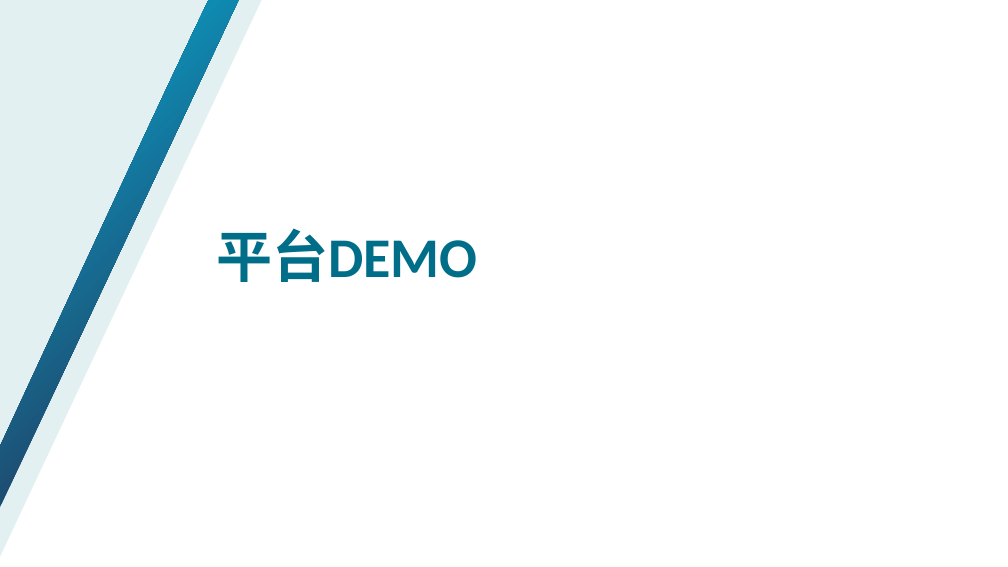
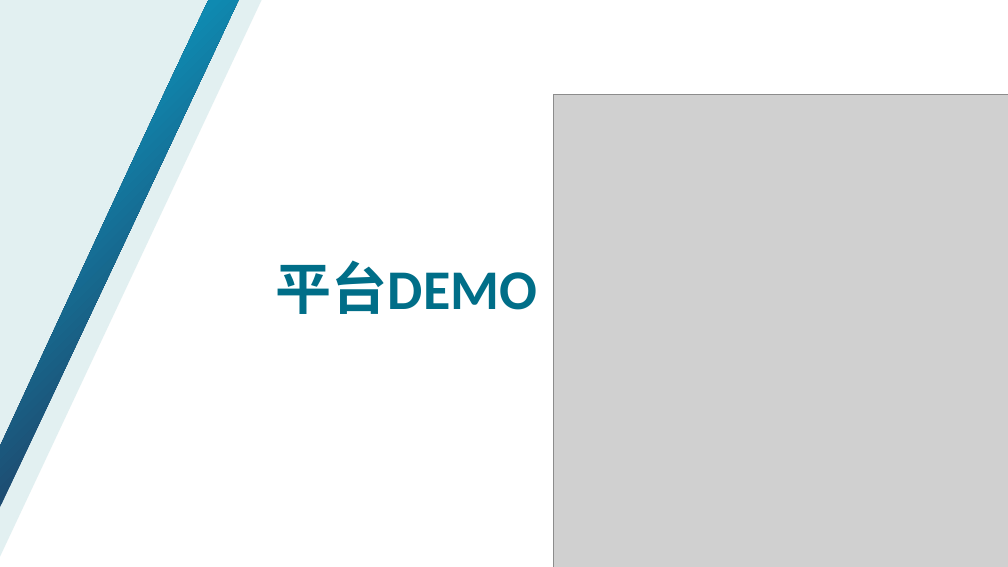
Before and after one commit to DorisssChan/web-crawler, a slide deck: slide 11 of 20200723_CD_詹惠婷.pptx (slide 10 before the commit). Drawn at 1008x567 pixels with LibreOffice and Linux fonts; fonts in the diff are those of the drawing; grey boxes stand for pictures. Boxes give left, top, right and bottom in pixels: in the first picture for what was removed or moved away, otherwise in the second. Text is boxed around its words. In the diff, an @@ line names an element or a change of style, - is before the commit and + after.

```diff
--- a/20200723_CD_詹惠婷.pptx
+++ b/20200723_CD_詹惠婷.pptx
@@ picture added at (553,95,1008,567) @@
@@ text "平台DEMO": place and size @@
-text "平台DEMO" at (216,228,477,282)
+text "平台DEMO" at (276,260,537,314)
```
Also in this commit, not shown: 5 other slides changed, 5 slides added, 1 slide removed.
